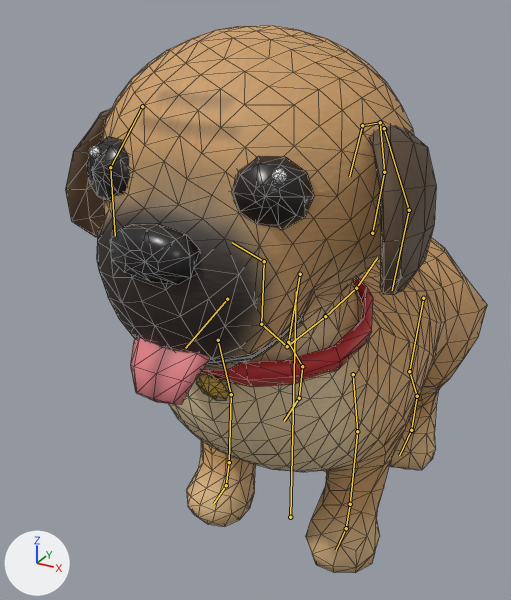
An edit to the glTF model art-source/blender/dogs/puggle/motion/exports/dog_puggle_anim.gltf, drawn before and after from the same camera.
Camera for both pictures: a 50 mm lens placed at (0.589, -1.249, 1.185), pointed at (-0.102, 0.007, 0.557). Lighting does not change. The marker at lower left points along +X, +Y and +Z. The first picture is the older version. The bones that bend it are drawn over the model as lines. Mesh edges are drawn as thin lines.

The first picture shows 'dog_puggle_body', 'dog_puggle_collar', 'dog_puggle_ear_L', 'dog_puggle_ear_R', 'dog_puggle_eye_L', 'dog_puggle_eye_R', 'dog_puggle_nose', 'dog_puggle_tongue'.
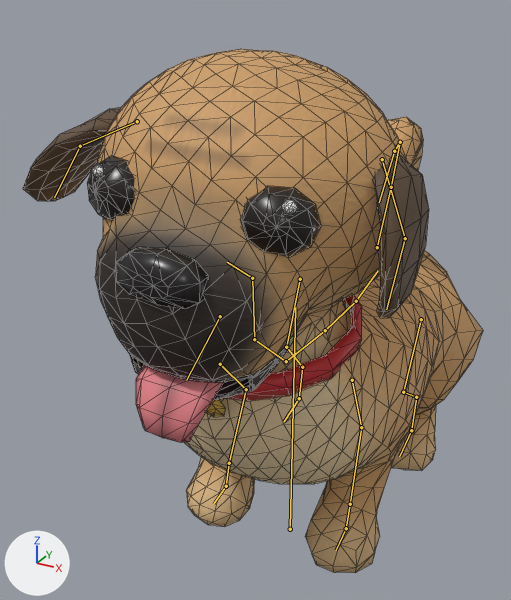
The newer file adds an action. The first version stands in its rest pose; the second is drawn at frame 12 of the action 'Shake'.

Where the change shows, as pixel boxes [x1, y1, x2, y2] in the pictures (511 x 600 px):
'dog_puggle_body', posed: before [97, 25, 487, 573]; after [95, 49, 483, 573]
'dog_puggle_ear_L', posed (15% narrower): before [369, 125, 436, 295]; after [372, 156, 429, 318]
'dog_puggle_eye_L', posed: before [231, 156, 314, 230]; after [240, 186, 321, 258]
'dog_puggle_nose', posed: before [110, 224, 200, 284]; after [116, 247, 209, 309]
'dog_puggle_tongue', posed: before [131, 337, 211, 405]; after [136, 364, 224, 443]
'dog_puggle_collar', posed: before [196, 277, 373, 400]; after [206, 295, 362, 417]
'dog_puggle_ear_R', posed: before [65, 108, 112, 237]; after [23, 107, 122, 201]
'dog_puggle_eye_R', posed (11% wider): before [87, 136, 130, 201]; after [87, 156, 135, 220]
bone 'root', root to tip: before (290, 517) to (296, 291); after (290, 529) to (295, 307)
bone 'hips', root to tip: before (356, 288) to (377, 257); after (356, 301) to (378, 270)
bone 'back_hip_L', root to tip: before (423, 298) to (409, 371); after (421, 319) to (403, 392)
bone 'back_stifle_L', root to tip: before (409, 371) to (417, 396); after (403, 392) to (416, 397)
bone 'back_hock_L', root to tip: before (417, 396) to (411, 430); after (416, 397) to (411, 430)
bone 'back_hip_R', root to tip: before (300, 274) to (288, 342); after (300, 279) to (286, 347)
bone 'back_stifle_R', root to tip: before (288, 342) to (302, 366); after (286, 347) to (302, 367)
bone 'back_hock_R', root to tip: before (302, 366) to (299, 398); after (302, 367) to (299, 398)
bone 'spine_1', root to tip: before (356, 288) to (325, 316); after (356, 301) to (325, 330)
bone 'spine_2', root to tip: before (325, 316) to (287, 346); after (325, 330) to (286, 361)
bone 'spine_3', root to tip: before (287, 346) to (261, 324); after (286, 361) to (254, 339)
bone 'front_shoulder_L', root to tip: before (353, 374) to (357, 431); after (352, 380) to (361, 427)
bone 'front_elbow_L', root to tip: before (357, 431) to (350, 504); after (361, 427) to (350, 504)
bone 'front_shoulder_R', root to tip: before (218, 340) to (231, 394); after (220, 364) to (246, 389)
bone 'front_elbow_R', root to tip: before (231, 394) to (229, 462); after (246, 389) to (229, 463)
bone 'front_wrist_R', root to tip: before (229, 462) to (226, 485); after (229, 463) to (226, 486)
bone 'neck', root to tip: before (261, 324) to (264, 261); after (254, 339) to (252, 278)
bone 'head', root to tip: before (264, 261) to (232, 242); after (252, 278) to (227, 262)
bone 'ear_L_1', root to tip: before (384, 128) to (409, 210); after (382, 159) to (405, 238)
bone 'ear_R_1', root to tip: before (142, 106) to (110, 167); after (137, 121) to (80, 146)
bone 'jaw', root to tip: before (227, 299) to (185, 348); after (220, 316) to (186, 380)
bone 'tail_1', root to tip: before (372, 233) to (384, 172); after (377, 247) to (391, 187)
bone 'tail_2', root to tip: before (384, 172) to (380, 122); after (391, 187) to (400, 142)
bone 'tail_3', root to tip: before (380, 122) to (362, 125); after (400, 142) to (394, 151)
bone 'tail_4', root to tip: before (362, 125) to (349, 176); after (394, 151) to (379, 202)

The edits, one by one:
Bone 'root' (bone_root) moves from (0.0, 0.0, 0.0) to (0.0, -0.037, 0.0).
Bone 'hips' (bone_hips) turns from (0, 0, 0) to (0, 7, -2) degrees about its own x, y and z.
Bone 'back_hip_L' (bone_back_hip_l) turns from (0, 0, 0) to (-12, 2, -7) degrees about its own x, y and z.
Bone 'back_stifle_L' (bone_back_stifle_l) turns from (0, 0, 0) to (31, 0, 0) degrees about its own x, y and z.
Bone 'back_hock_L' (bone_back_hock_l) turns from (0, 0, 0) to (-19, 0, 0) degrees about its own x, y and z.
Bone 'back_hip_R' (bone_back_hip_r) turns from (0, 0, 0) to (-4, 2, -7) degrees about its own x, y and z.
Bone 'back_stifle_R' (bone_back_stifle_r) turns from (0, 0, 0) to (9, 0, 0) degrees about its own x, y and z.
Bone 'back_hock_R' (bone_back_hock_r) turns from (0, 0, 0) to (-5, 0, 0) degrees about its own x, y and z.
Bone 'spine_1' (bone_spine_1) turns from (0, 0, 0) to (0, 2, 0) degrees about its own x, y and z.
Bone 'spine_2' (bone_spine_2) turns from (0, 0, 0) to (0, 10, 1) degrees about its own x, y and z.
Bone 'spine_3' (bone_spine_3) turns from (0, 0, 0) to (0, 3, 3) degrees about its own x, y and z.
Bone 'front_shoulder_L' (bone_front_shoulder_l) turns from (0, 0, 0) to (9, 2, 8) degrees about its own x, y and z.
Bone 'front_elbow_L' (bone_front_elbow_l) turns from (0, 0, 0) to (-17, 0, 0) degrees about its own x, y and z.
Bone 'front_wrist_L' (bone_front_wrist_l) turns from (0, 0, 0) to (8, 0, 0) degrees about its own x, y and z.
Bone 'front_shoulder_R' (bone_front_shoulder_r) turns from (0, 0, 0) to (26, 3, 8) degrees about its own x, y and z.
Bone 'front_elbow_R' (bone_front_elbow_r) turns from (0, 0, 0) to (-48, 0, 0) degrees about its own x, y and z.
Bone 'front_wrist_R' (bone_front_wrist_r) turns from (0, 0, 0) to (23, 0, 0) degrees about its own x, y and z.
Bone 'neck' (bone_neck) turns from (0, 0, 0) to (0, 2, -4) degrees about its own x, y and z.
Bone 'head' (bone_head) turns from (0, 0, 0) to (0, -5, -6) degrees about its own x, y and z.
Bone 'ear_L_1' (bone_ear_l_1) turns from (0, 0, 0) to (5, 3, 4) degrees about its own x, y and z.
Bone 'ear_R_1' (bone_ear_r_1) turns from (0, 0, 0) to (20, -14, 25) degrees about its own x, y and z.
Bone 'jaw' (bone_jaw) turns from (0, 0, 0) to (15, 0, 0) degrees about its own x, y and z.
Bone 'tail_1' (bone_tail_1) turns from (0, 0, 0) to (2, 12, 5) degrees about its own x, y and z.
Bone 'tail_2' (bone_tail_2) turns from (0, 0, 0) to (1, 3, -1) degrees about its own x, y and z.
Bone 'tail_3' (bone_tail_3) turns from (0, 0, 0) to (0, 0, 4) degrees about its own x, y and z.
Bone 'tail_4' (bone_tail_4) turns from (0, 0, 0) to (0, 5, 3) degrees about its own x, y and z.
